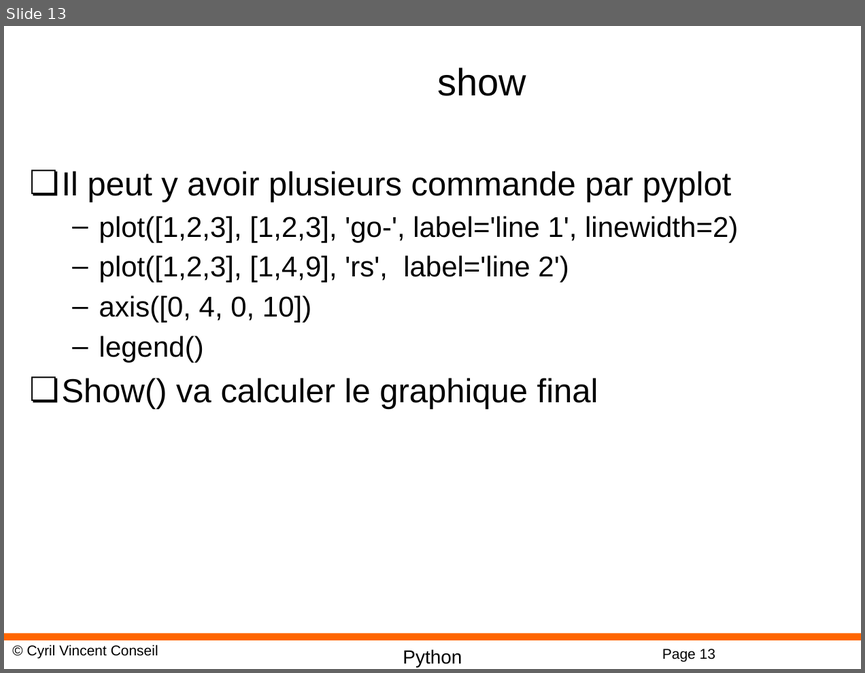
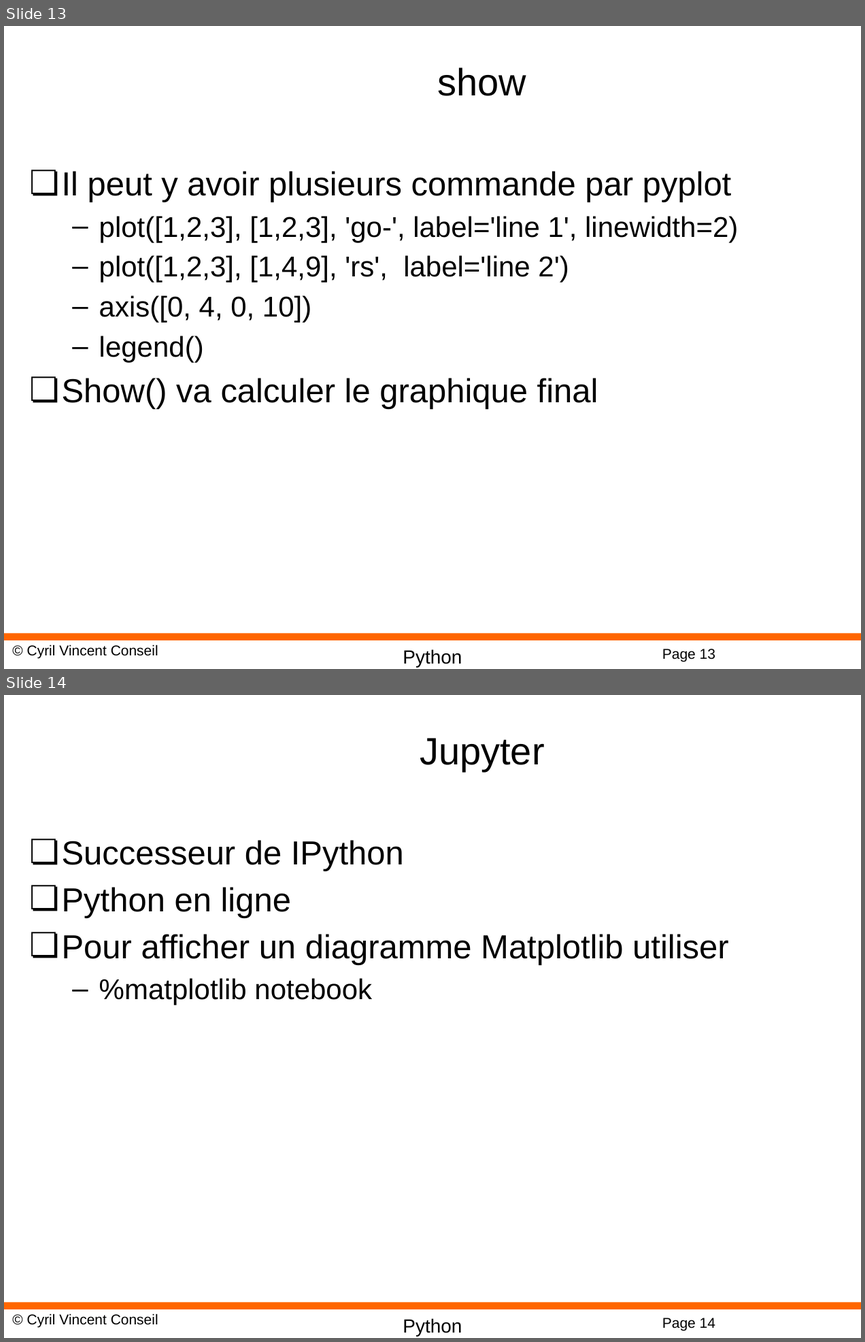
Before and after one commit to cyrilvincent/math, a slide deck: ppt/PythonMath05-MatPlotLib.pptx. Shown one above the other, each under a label of ours: slide 13 before the commit, slides 13 and 14 after it. The pictures are 865x673 and 865x1342 pixels, drawn with LibreOffice and Linux fonts; fonts in the diff are those of the drawing; background and template pictures are left out. Boxes give left, top, right and bottom in pixels: in the first picture for what was removed or moved away, otherwise in the second. Text is boxed around its words. In the diff, an @@ line names an element or a change of style, - is before the commit and + after.

```diff
--- a/ppt/PythonMath05-MatPlotLib.pptx
+++ b/ppt/PythonMath05-MatPlotLib.pptx
@@ slide 14 added at (x1=4, y1=695, x2=861, y2=1338), background #FFFFFF; not listed: 4 template elements that a slide beside it also shows @@
@@ title added at (x1=419, y1=738, x2=545, y2=772), 32 pt, text #000000 @@
+Jupyter
@@ text added at (x1=62, y1=840, x2=728, y2=1004), 28 pt, text #000000 @@
+❏ Successeur de IPython
+❏ Python en ligne
+❏ Pour afficher un diagramme Matplotlib utiliser
+  – %matplotlib notebook
```
Also in this commit, not shown: 4 other files.
